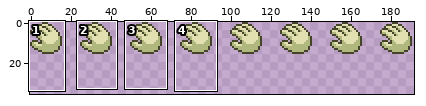
Pixel-art file -- sprites/hand.aseprite. Above, an overview of the earlier version with the close-up marked.
Close-up. Before the edit:
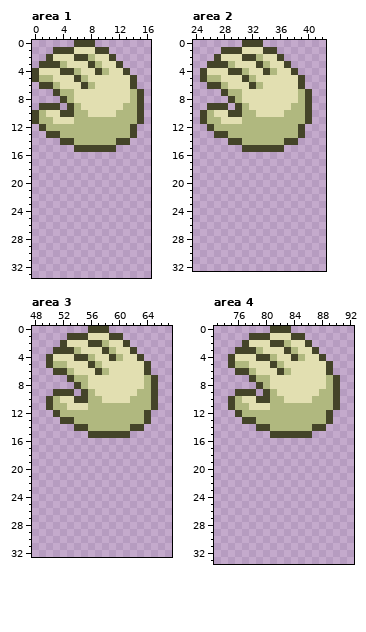
192x64 pixels, 1 frame. Shown: area 1: x 0..16, y 0..33; area 2: x 24..42, y 0..32; area 3: x 48..67, y 0..32; area 4: x 73..92, y 0..33. The wide view leaves out empty margins. The commit also changed other parts of the picture, which this record leaves out.
And afterwards:
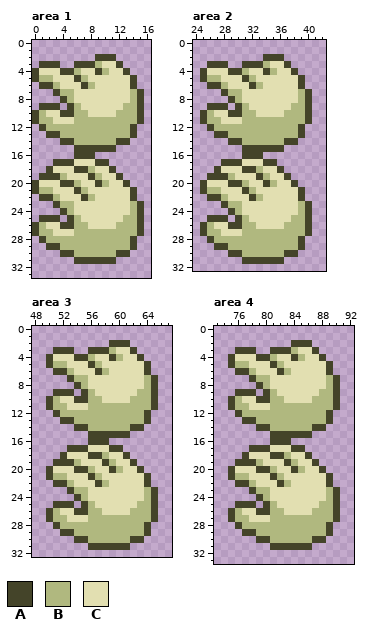
Palette (. is transparent): A #444429  B #b0b87f  C #e2dfb1
From old to new:
Area 1:
y 0: x 6..8 AAA -> ...
y 1: x 3..10 AAACCCAA -> ........
y 2: x 2..10 ACCCAABCC -> .......AA
y 3: x 4..7 BCCC -> ..AA
y 16: x 6..8 ... -> AAA
y 17: x 3..10 ........ -> AAACCCAA
y 18: x 2..11 .......... -> ACCCAABCCA
y 19: x 1..12 ............ -> AAABCCCABCCA
y 20: x 0..13 .............. -> ACCCAABCCABCCA
y 21: x 0..14 ............... -> ABBCCCABCCCCCCA
y 22: x 1..14 .............. -> AABCCCABCCCCCA
y 23: x 3..15 ............. -> ABBCCCCCCCCBA
y 24: x 4..15 ............ -> ABCCCCCCCCBA
y 25: x 1..3 ... -> AAA; x 5..15 ........... -> ABCCCCCCBBA
y 26: x 0..15 ................ -> ABCCAABBCCCCBBBA
y 27: x 0..15 ................ -> ABBCCCBBBBBBBBBA
y 28: x 1..14 .............. -> ABBBBBBBBBBBBA
y 29: x 2..14 ............. -> AABBBBBBBBBBA
y 30: x 4..13 .......... -> AABBBBBBAA
y 31: x 6..11 ...... -> AAAAAA
Area 2:
y 0: x 31..33 AAA -> ...
y 1: x 28..35 AAACCCAA -> ........
y 2: x 27..35 ACCCAABCC -> .......AA
y 3: x 29..32 BCCC -> ..AA
y 16: x 31..33 ... -> AAA
y 17: x 28..35 ........ -> AAACCCAA
y 18: x 27..36 .......... -> ACCCAABCCA
y 19: x 26..37 ............ -> AAABCCCABCCA
y 20: x 25..38 .............. -> ACCCAABCCABCCA
y 21: x 25..39 ............... -> ABBCCCABCCCCCCA
y 22: x 26..39 .............. -> AABCCCABCCCCCA
y 23: x 28..40 ............. -> ABBCCCCCCCCBA
y 24: x 29..40 ............ -> ABCCCCCCCCBA
y 25: x 26..28 ... -> AAA; x 30..40 ........... -> ABCCCCCCBBA
y 26: x 25..40 ................ -> ABCCAABBCCCCBBBA
y 27: x 25..40 ................ -> ABBCCCBBBBBBBBBA
y 28: x 26..39 .............. -> ABBBBBBBBBBBBA
y 29: x 27..39 ............. -> AABBBBBBBBBBA
y 30: x 29..38 .......... -> AABBBBBBAA
y 31: x 31..36 ...... -> AAAAAA
Area 3:
y 0: x 56..58 AAA -> ...
y 1: x 53..60 AAACCCAA -> ........
y 2: x 52..60 ACCCAABCC -> .......AA
y 3: x 54..57 BCCC -> ..AA
y 16: x 56..58 ... -> AAA
y 17: x 53..60 ........ -> AAACCCAA
y 18: x 52..61 .......... -> ACCCAABCCA
y 19: x 51..62 ............ -> AAABCCCABCCA
y 20: x 50..63 .............. -> ACCCAABCCABCCA
y 21: x 50..64 ............... -> ABBCCCABCCCCCCA
y 22: x 51..64 .............. -> AABCCCABCCCCCA
y 23: x 53..65 ............. -> ABBCCCCCCCCBA
y 24: x 54..65 ............ -> ABCCCCCCCCBA
y 25: x 51..53 ... -> AAA; x 55..65 ........... -> ABCCCCCCBBA
y 26: x 50..65 ................ -> ABCCAABBCCCCBBBA
y 27: x 50..65 ................ -> ABBCCCBBBBBBBBBA
y 28: x 51..64 .............. -> ABBBBBBBBBBBBA
y 29: x 52..64 ............. -> AABBBBBBBBBBA
y 30: x 54..63 .......... -> AABBBBBBAA
y 31: x 56..61 ...... -> AAAAAA
Area 4:
y 0: x 81..83 AAA -> ...
y 1: x 78..85 AAACCCAA -> ........
y 2: x 77..85 ACCCAABCC -> .......AA
y 3: x 79..82 BCCC -> ..AA
y 16: x 81..83 ... -> AAA
y 17: x 78..85 ........ -> AAACCCAA
y 18: x 77..86 .......... -> ACCCAABCCA
y 19: x 76..87 ............ -> AAABCCCABCCA
y 20: x 75..88 .............. -> ACCCAABCCABCCA
y 21: x 75..89 ............... -> ABBCCCABCCCCCCA
y 22: x 76..89 .............. -> AABCCCABCCCCCA
y 23: x 78..90 ............. -> ABBCCCCCCCCBA
y 24: x 79..90 ............ -> ABCCCCCCCCBA
y 25: x 76..78 ... -> AAA; x 80..90 ........... -> ABCCCCCCBBA
y 26: x 75..90 ................ -> ABCCAABBCCCCBBBA
y 27: x 75..90 ................ -> ABBCCCBBBBBBBBBA
y 28: x 76..89 .............. -> ABBBBBBBBBBBBA
y 29: x 77..89 ............. -> AABBBBBBBBBBA
y 30: x 79..88 .......... -> AABBBBBBAA
y 31: x 81..86 ...... -> AAAAAA
Where, in picture pixels (left, top, right, bottom), the same in both close-ups:
changed: (46, 40, 109, 68)
added: (32, 152, 144, 264)
changed: (214, 40, 277, 68)
added: (200, 152, 312, 264)
changed: (60, 326, 123, 354)
added: (46, 438, 158, 550)
changed: (242, 326, 305, 354)
added: (228, 438, 340, 550)
